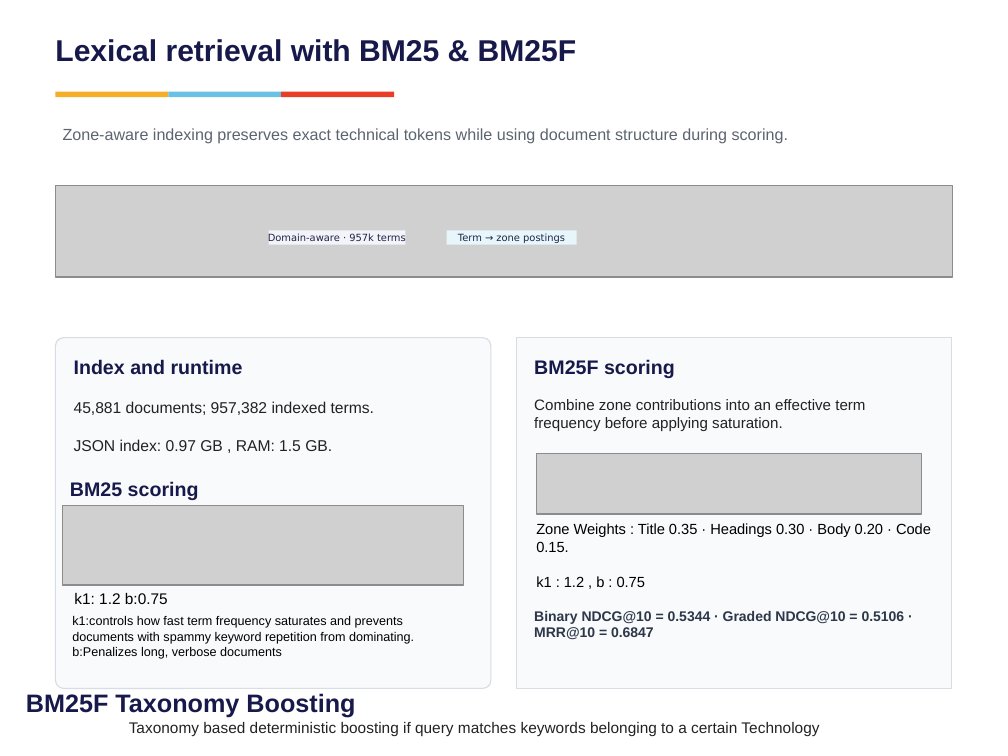
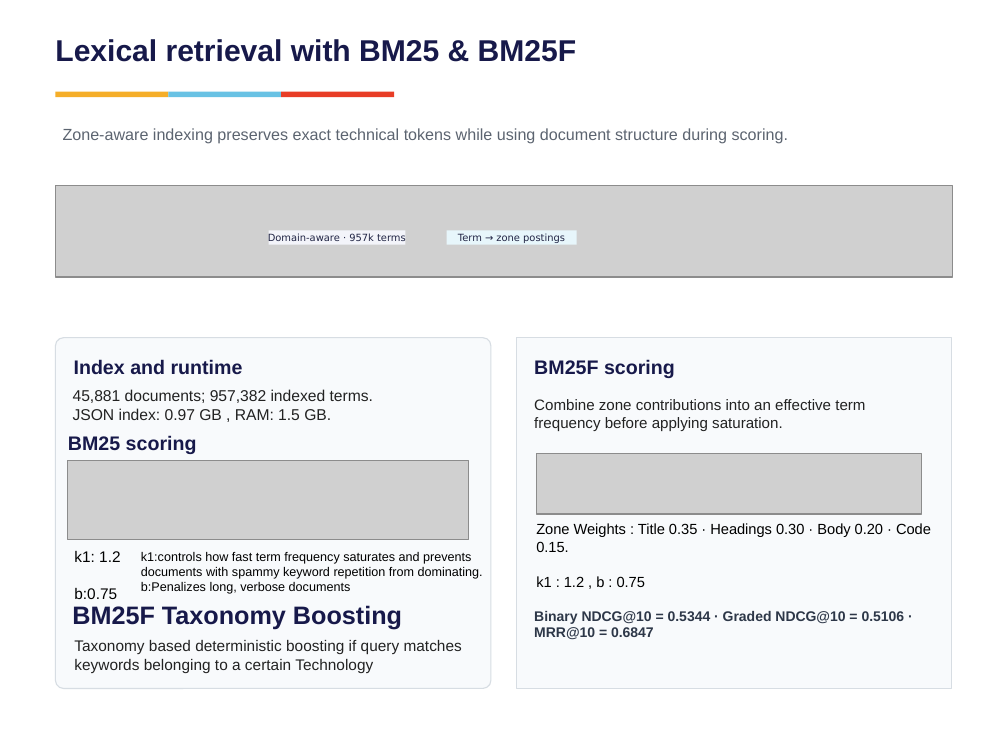
Before and after one commit to vishrutbhushan/ir-benchmark, a slide deck: slide 4 of presentation/Group7_BM25 vs Neural Retrieval on Technical Documents.pptx. Drawn at 1008x756 pixels with LibreOffice and Linux fonts; fonts in the diff are those of the drawing; grey boxes stand for pictures. Boxes give left, top, right and bottom in pixels: in the first picture for what was removed or moved away, otherwise in the second. Text is boxed around its words. In the diff, an @@ line names an element or a change of style, - is before the commit and + after.

Commit message:
ppt

```diff
--- a/presentation/Group7_BM25 vs Neural Retrieval on Technical Documents.pptx
+++ b/presentation/Group7_BM25 vs Neural Retrieval on Technical Documents.pptx
@@ text "45,881 documents; 957,382 indexed terms." rewrapped from (74, 401, 374, 451) to (73, 389, 373, 420) @@
@@ text "BM25 scoring": place and size @@
-text "BM25 scoring" at (70, 481, 199, 500)
+text "BM25 scoring" at (68, 435, 197, 454)
@@ picture: place and size @@
-picture at (62, 506, 464, 586)
+picture at (68, 461, 469, 540)
@@ text "k1: 1.2 b:0.75" rewrapped from (74, 593, 168, 604) to (74, 551, 120, 599) @@
@@ text "k1:controls how fast term frequency ...": place and size @@
-text "k1:controls how fast term frequency ..." at (72, 616, 414, 659)
+text "k1:controls how fast term frequency ..." at (141, 552, 483, 594)
@@ text "BM25F Taxonomy Boosting": place and size @@
-text "BM25F Taxonomy Boosting" at (26, 693, 355, 718)
+text "BM25F Taxonomy Boosting" at (72, 605, 402, 629)
@@ text "Taxonomy based deterministic boosting if ..." rewrapped from (129, 722, 819, 736) to (74, 640, 462, 673) @@
```
